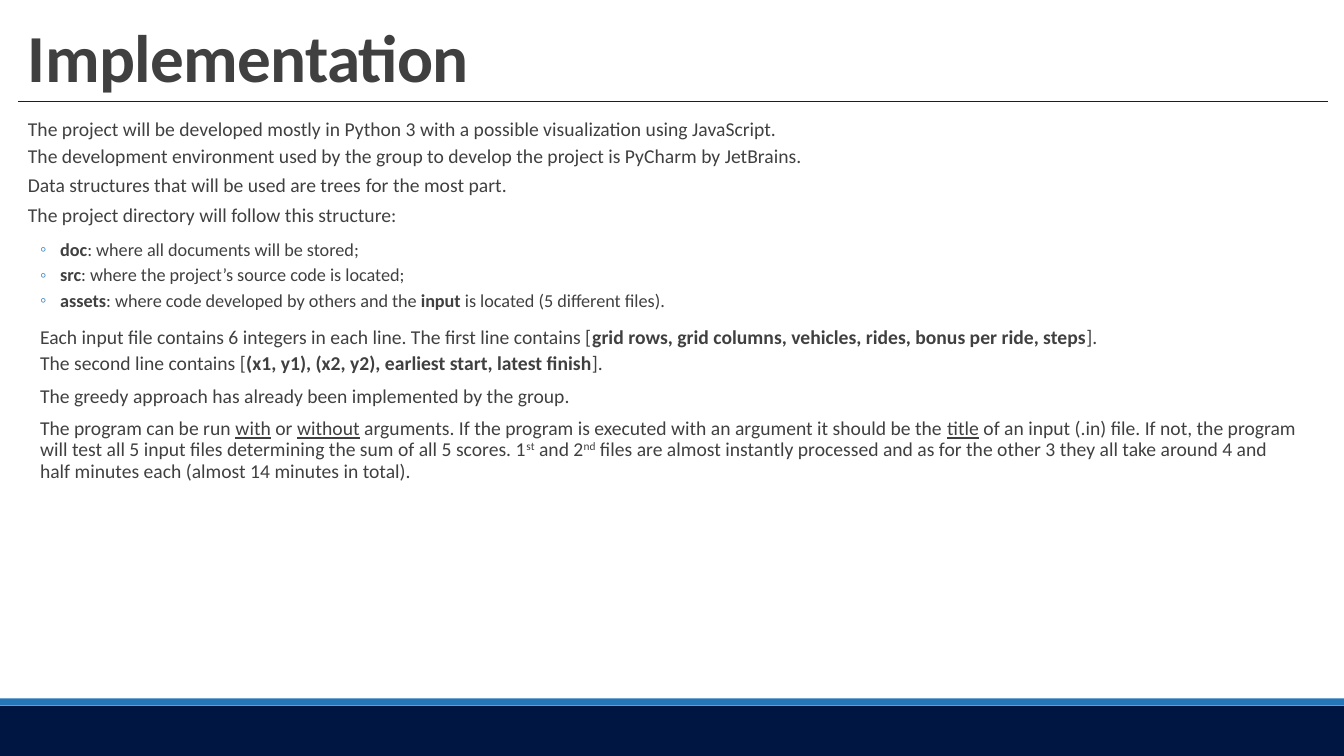
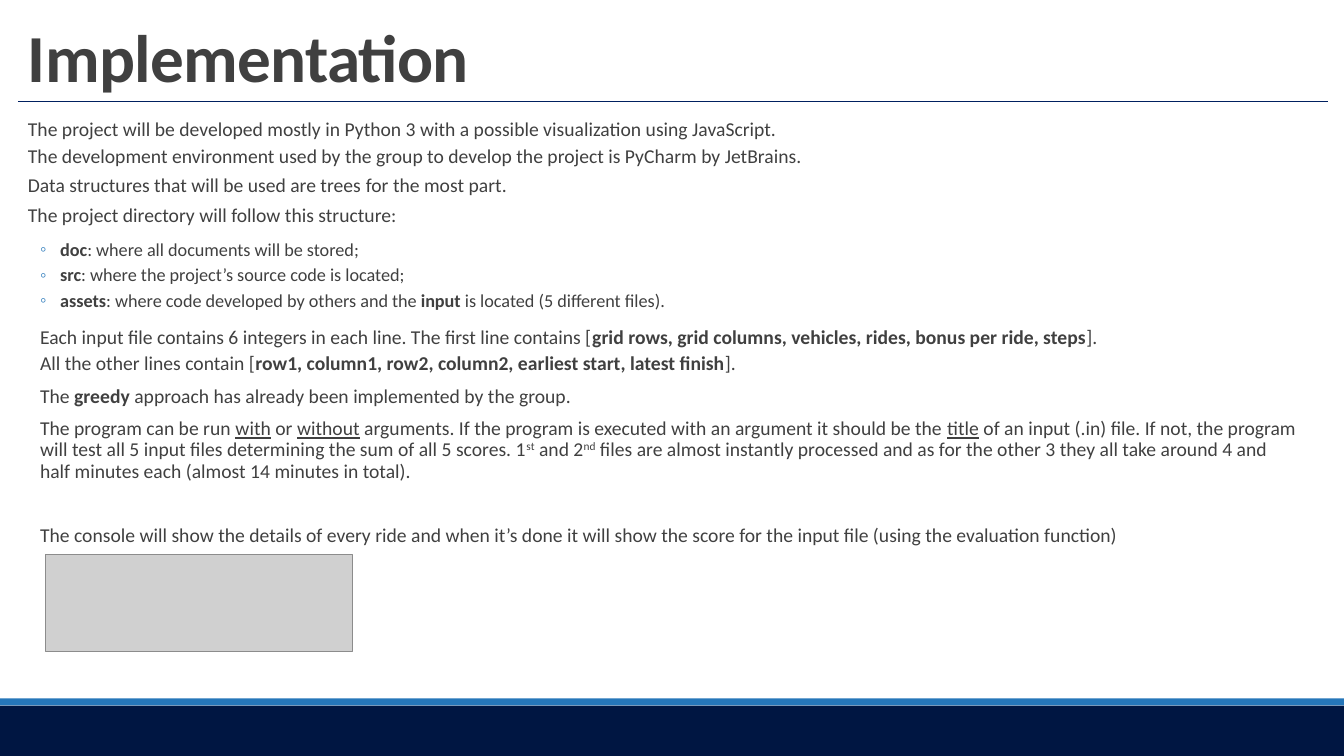
Before and after one commit to motapinto/feup-IART, a slide deck: slide 5 of Projects/P1/doc/IART01.pptx. Drawn at 1344x756 pixels with LibreOffice and Linux fonts; fonts in the diff are those of the drawing; grey boxes stand for pictures. Boxes give left, top, right and bottom in pixels: in the first picture for what was removed or moved away, otherwise in the second. Text is boxed around its words. In the diff, an @@ line names an element or a change of style, - is before the commit and + after.

```diff
--- a/Projects/P1/doc/IART01.pptx
+++ b/Projects/P1/doc/IART01.pptx
@@ text at bbox=[40, 356, 736, 373]: text changed @@
-  The second line contains [(x1, y1), (x2, y2), earliest start, latest finish].
+  All the other lines contain [row1, column1, row2, column2, earliest start, latest finish].
@@ text at bbox=[40, 389, 571, 407]: bold on in "greedy" @@
@@ text at bbox=[40, 528, 1116, 546]: paragraph added @@
+  The console will show the details of every ride and when it’s done it will show the score for the input file (using the evaluation function)
@@ picture added at bbox=[45, 555, 353, 651] @@
```
Also in this commit, not shown: 1 other slide changed.
